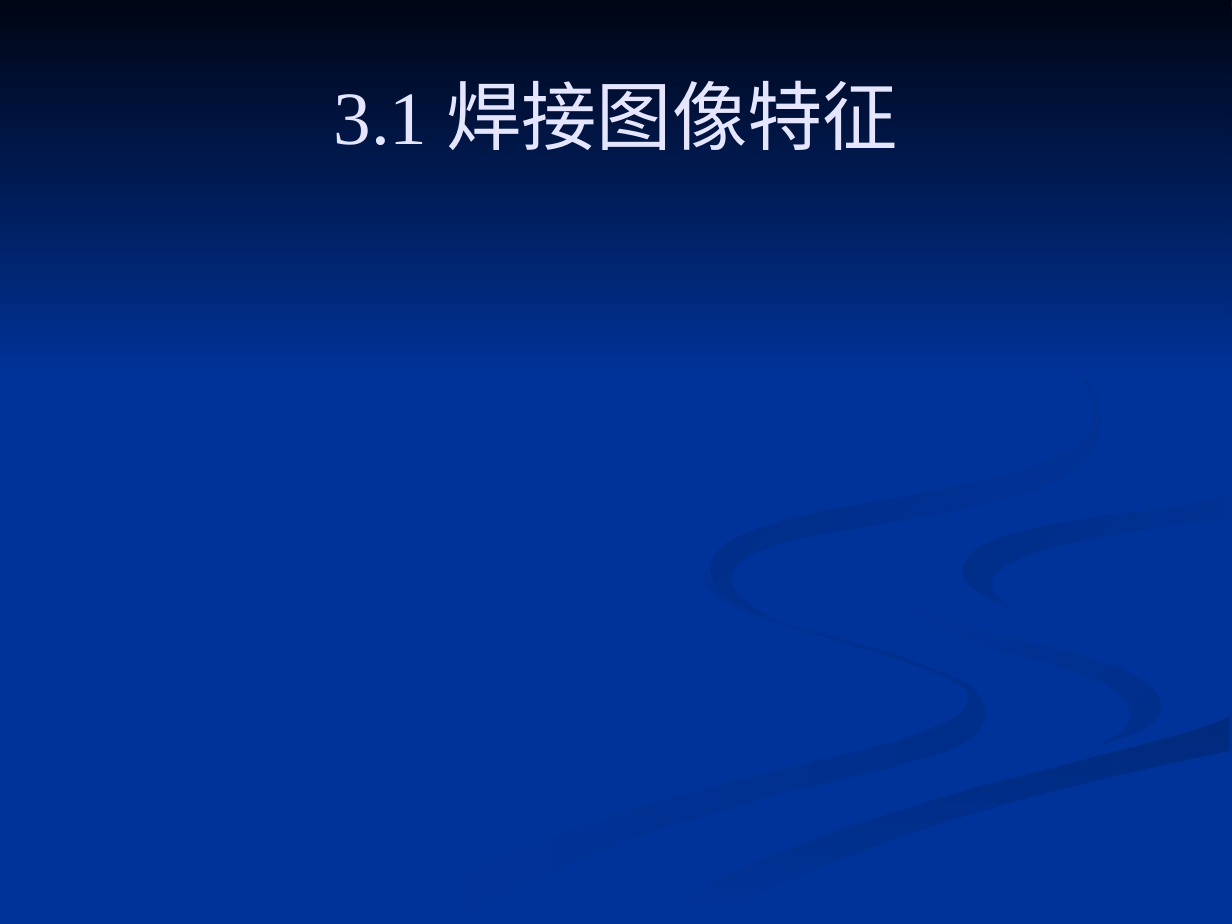
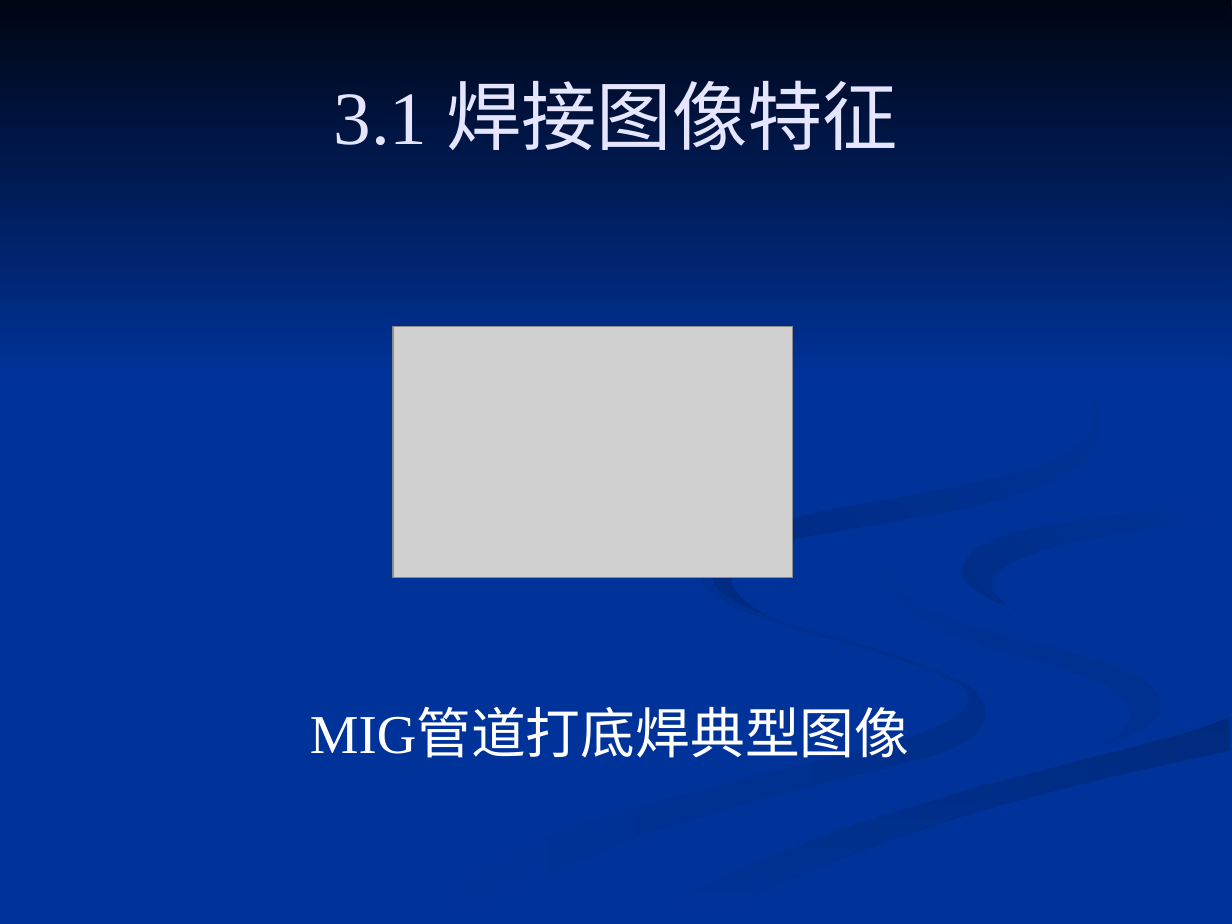
Before and after one commit to 61--/weiyanmin, a slide deck: slide 11 of 工程硕士/基于被动光的管道打底MIG焊焊缝图像处理算法的研究.ppt. Drawn at 1232x924 pixels with LibreOffice and Linux fonts; fonts in the diff are those of the drawing; grey boxes stand for pictures. Boxes give left, top, right and bottom in pixels: in the first picture for what was removed or moved away, otherwise in the second. Text is boxed around its words. In the diff, an @@ line names an element or a change of style, - is before the commit and + after.

```diff
--- a/工程硕士/基于被动光的管道打底MIG焊焊缝图像处理算法的研究.ppt
+++ b/工程硕士/基于被动光的管道打底MIG焊焊缝图像处理算法的研究.ppt
@@ freeform shape at [711,287,1101,616]: fill gradient #002B82 to #003399 to gradient #003399 to #002B82 @@
@@ picture added at [393,326,792,578] @@
@@ freeform shape at [370,565,986,923]: fill gradient #003399 to #002E8B to gradient #002E8B to #003399 @@
@@ freeform shape at [892,572,1162,745]: fill gradient #003399 to #002E8B to gradient #002E8B to #003399 @@
@@ text added at [310,710,910,758], 32 pt, text #FFFFFF @@
+MIG管道打底焊典型图像
```
Also in this commit, not shown: 31 other slides changed.
